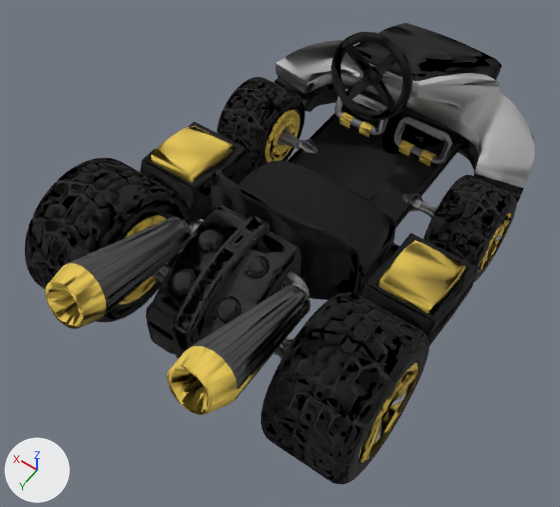
The FBX model Assets/External Assets/Models/kart_90k.fbx, before and after one commit.
One viewpoint serves both versions: a camera (50 mm lens) standing at (-305.0, 493.0, 753.0) and looking at (-16.0, 88.0, 117.0). The lights are fixed; the arrows at lower left show +X, +Y and +Z. Where no turn or scale is listed for an object, it has been applied to the vertices.

Objects in the first picture: 'Engine_top003', 'Exhaust_Black_004', 'Exhaust_Black_005', 'Exhaust_top_Yellow003', 'Exhaust_top_Yellow004', 'Front_end_top001', 'Hood001', 'Kart_Floor003', 'Kart_floor001', 'Road_Rim_Half013', 'Road_Rim_Half014', 'Road_Rim_Half015', 'Road_Rim_Half016', 'Road_Tire_final016', 'Road_Tread_Tile_Final014', 'Road_Tread_Tile_Final015', 'Road_Tread_Tile_Final016', 'Seat001', 'Side_Panel_Left_top002', 'Side_Panel_Left_top003', 'Side_panel_left002', 'Side_panel_left003', 'Steering_Wheel001'.
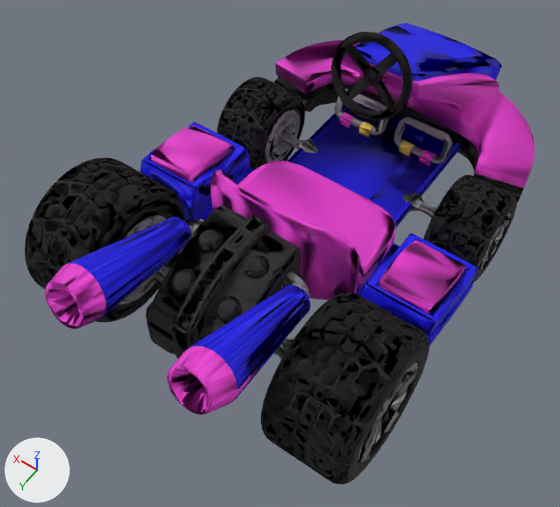
Patch to the scene script:
```diff
--- a/Assets/External Assets/Models/kart_90k.fbx.py
+++ b/Assets/External Assets/Models/kart_90k.fbx.py
@@ me_mesh_001 @@
 me_mesh_001.from_pydata(...)  # 1460 vertices, 2819 faces; spans x -190.3..-120.7, y -102.0..-31.1, z 67.2..138.1
+# me_mesh_001 part 4: all 1916 faces that had it switch from mat_pot_d_echap_arriere (yellow #e7c652) to mat_metal (grey #838386)
 me_mesh_001.materials.append(mat_black_hole_in_exhaust)
@@ me_mesh_043 @@
 me_mesh_043.from_pydata(...)  # 1460 vertices, 2819 faces; spans x 82.1..182.0, y 132.8..234.6, z 75.5..177.3
+# me_mesh_043 part 2: all 1908 faces that had it switch from mat_pot_d_echap_arriere (yellow #e7c652) to mat_metal (grey #838386)
 me_mesh_043.materials.append(mat_black_hole_in_exhaust)
@@ me_mesh_002 @@
 me_mesh_002.from_pydata(...)  # 35 vertices, 58 faces; spans x -88.0..57.0, y -183.0..-5.0, z 99.0..105.0
-me_mesh_002.materials.append(mat_pneu_2)  # black #232323
+me_mesh_002.materials.append(mat_iamblue)  # blue #0400e7
@@ me_mesh_012 @@
 me_mesh_012.from_pydata(...)  # 54 vertices, 104 faces; spans x -187.6..-128.0, y 10.8..89.1, z 128.0..160.5
-me_mesh_012.materials.append(mat_pot_d_echap_arriere)  # yellow #e7c652
+me_mesh_012.materials.append(mat_fabulous)  # pink #e73acf
@@ me_mesh_009 @@
 me_mesh_009.from_pydata(...)  # 1459 vertices, 2820 faces; spans x -205.3..-105.3, y 132.9..234.7, z 75.5..177.3
+# me_mesh_009 part 1: all 1901 faces that had it switch from mat_pot_d_echap_arriere (yellow #e7c652) to mat_metal (grey #838386)
 me_mesh_009.materials.append(mat_black_hole_in_exhaust)
@@ me_mesh_028 @@
 me_mesh_028.from_pydata(...)  # 306 vertices, 598 faces; spans x -132.0..103.0, y -188.0..148.0, z 99.0..108.0
-me_mesh_028.materials.append(mat_pneu)  # black #000000
+me_mesh_028.materials.append(mat_iamblue)  # blue #0400e7
@@ me_mesh_014 @@
 me_mesh_014.from_pydata(...)  # 315 vertices, 626 faces; spans x -85.0..54.0, y -283.0..-87.0, z 98.0..245.0
-me_mesh_014.materials.append(mat_pneu)  # black #000000
+me_mesh_014.materials.append(mat_iamblue)  # blue #0400e7
@@ me_mesh_050 @@
 me_mesh_050.from_pydata(...)  # 1599 vertices, 3194 faces; spans x -195.7..-118.5, y -0.9..100.2, z 82.7..151.1
-me_mesh_050.materials.append(mat_pneu)  # black #000000
+me_mesh_050.materials.append(mat_iamblue)  # blue #0400e7
@@ me_mesh_044 @@
 me_mesh_044.from_pydata(...)  # 1935 vertices, 3864 faces; spans x -110.9..-55.0, y 148.7..287.1, z 155.8..234.3
-me_mesh_044.materials.append(mat_pot_d_ech_centrale)  # dark grey #484848
+me_mesh_044.materials.append(mat_iamblue)  # blue #0400e7
@@ me_mesh_030 @@
 me_mesh_030.from_pydata(...)  # 54 vertices, 104 faces; spans x 100.1..160.1, y 10.4..88.4, z 128.2..160.7
-me_mesh_030.materials.append(mat_pot_d_echap_arriere)  # yellow #e7c652
+me_mesh_030.materials.append(mat_fabulous)  # pink #e73acf
@@ me_mesh_035 @@
 me_mesh_035.from_pydata(...)  # 181 vertices, 362 faces; spans x 28.2..83.2, y 235.1..307.0, z 174.2..236.6
-me_mesh_035.materials.append(mat_pot_d_echap_arriere)  # yellow #e7c652
+me_mesh_035.materials.append(mat_fabulous)  # pink #e73acf
@@ me_mesh_013 @@
 me_mesh_013.from_pydata(...)  # 181 vertices, 362 faces; spans x -110.9..-56.0, y 235.3..307.2, z 174.2..236.6
-me_mesh_013.materials.append(mat_pot_d_echap_arriere)  # yellow #e7c652
+me_mesh_013.materials.append(mat_fabulous)  # pink #e73acf
@@ me_mesh_005 @@
 me_mesh_005.from_pydata(...)  # 1935 vertices, 3864 faces; spans x 27.3..83.2, y 148.5..286.9, z 155.8..234.3
-me_mesh_005.materials.append(mat_pot_d_ech_centrale)  # dark grey #484848
+me_mesh_005.materials.append(mat_iamblue)  # blue #0400e7
@@ me_mesh_042 @@
 me_mesh_042.from_pydata(...)  # 1599 vertices, 3194 faces; spans x 89.8..166.7, y -1.2..99.7, z 82.7..151.1
-me_mesh_042.materials.append(mat_pneu)  # black #000000
+me_mesh_042.materials.append(mat_iamblue)  # blue #0400e7
@@ me_mesh_048 @@
 me_mesh_048.from_pydata(...)  # 1460 vertices, 2819 faces; spans x 86.1..155.7, y -102.1..-31.2, z 67.2..138.1
+# me_mesh_048 part 3: all 1902 faces that had it switch from mat_pot_d_echap_arriere (yellow #e7c652) to mat_metal (grey #838386)
 me_mesh_048.materials.append(mat_black_hole_in_exhaust)
@@ me_mesh_039 @@
 me_mesh_039.from_pydata(...)  # 166 vertices, 328 faces; spans x -184.0..154.0, y -262.0..-86.0, z 123.0..244.0
-me_mesh_039.materials.append(mat_material_001)  # grey #bababa
+me_mesh_039.materials.append(mat_fabulous)  # pink #e73acf
@@ me_mesh_011 @@
 me_mesh_011.from_pydata(...)  # 237 vertices, 470 faces; spans x -105.0..78.0, y -28.0..114.0, z 93.0..210.0
-me_mesh_011.materials.append(mat_pneu)  # black #000000
+me_mesh_011.materials.append(mat_fabulous)  # pink #e73acf
```

Where the change shows, as pixel boxes (x1, y1, x2, y2) in the pictures (560 x 507 px):
'Seat001', recoloured (black to pink)
    both: (211, 161, 396, 300)
'Front_end_top001', recoloured (grey to pink)
    both: (275, 40, 535, 188)
'Kart_Floor003', recoloured (black to blue)
    both: (201, 102, 461, 296)
'Exhaust_Black_004', recoloured (grey to blue)
    both: (189, 285, 311, 399)
'Exhaust_Black_005', recoloured (grey to blue)
    both: (67, 217, 191, 320)
'Hood001', recoloured (black to blue)
    both: (355, 23, 502, 81)
'Side_Panel_Left_top002', recoloured (yellow to pink)
    both: (379, 241, 466, 315)
'Exhaust_top_Yellow004', recoloured (yellow to pink)
    both: (167, 346, 260, 415)
'Side_panel_left002', recoloured (black to blue)
    both: (361, 233, 477, 347)
'Exhaust_top_Yellow003', recoloured (yellow to pink)
    both: (45, 263, 106, 329)
'Side_panel_left003', recoloured (black to blue)
    both: (140, 122, 250, 220)
'Side_Panel_Left_top003', recoloured (yellow to pink)
    both: (151, 126, 234, 183)
'Kart_floor001', recoloured (black to blue)
    both: (370, 135, 424, 200)
part 1 of me_mesh_009, recoloured (yellow to grey)
    both: (359, 363, 419, 463)
part 2 of me_mesh_043, recoloured (yellow to grey)
    both: (119, 215, 168, 304)
part 3 of me_mesh_048, recoloured (yellow to grey)
    both: (265, 110, 300, 162)
part 4 of me_mesh_001, recoloured (yellow to grey)
    both: (478, 213, 511, 271)
